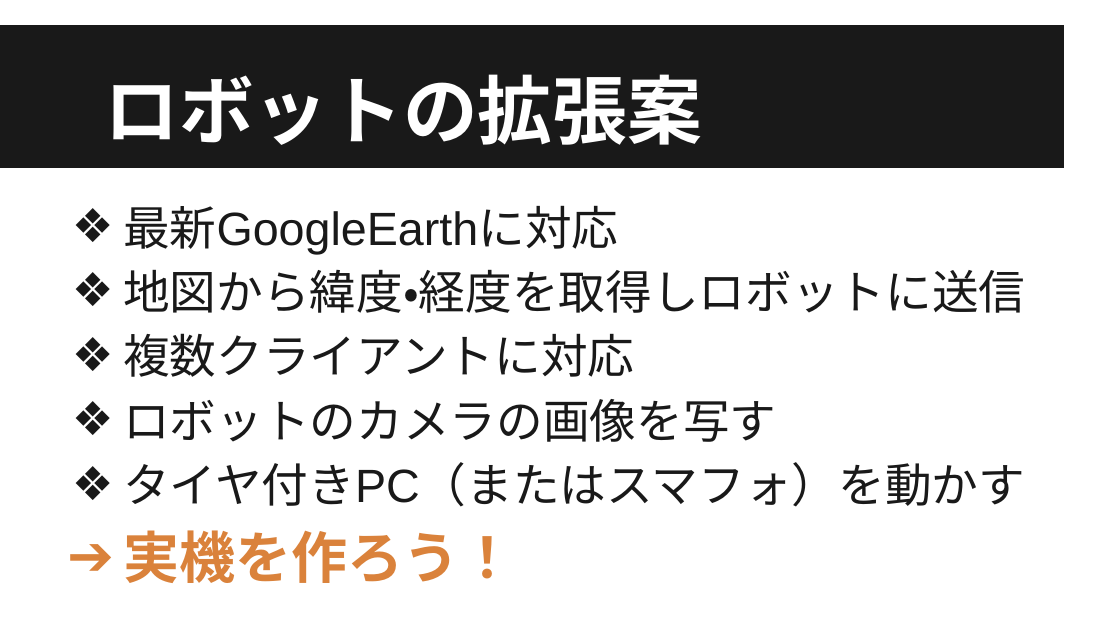
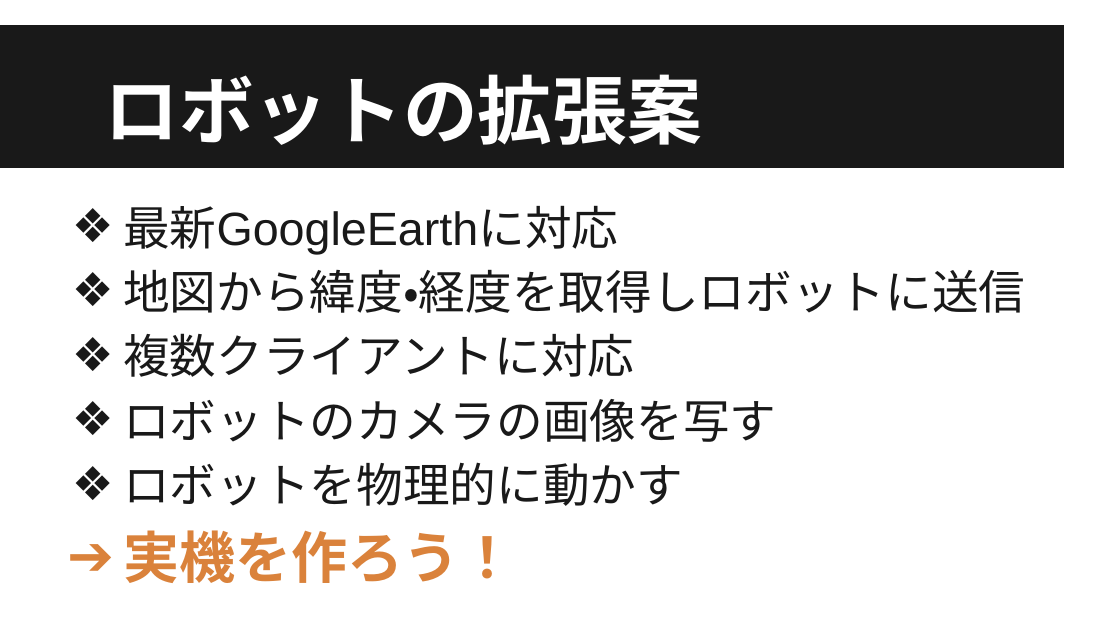
Before and after one commit to sec-d04/RTMWeb, a slide deck: slide 3 of Document/Presentation/RTMweb_201303.pptx. Drawn at 1120x630 pixels with LibreOffice and Linux fonts; fonts in the diff are those of the drawing. Boxes give left, top, right and bottom in pixels: in the first picture for what was removed or moved away, otherwise in the second. Text is boxed around its words. In the diff, an @@ line names an element or a change of style, - is before the commit and + after.

```diff
--- a/Document/Presentation/RTMweb_201303.pptx
+++ b/Document/Presentation/RTMweb_201303.pptx
@@ text at (123, 462, 683, 506): text changed @@
-❖ タイヤ付きPC（またはスマフォ）を動かす
+❖ ロボットを物理的に動かす
```
Also in this commit, not shown: 1 other file.
